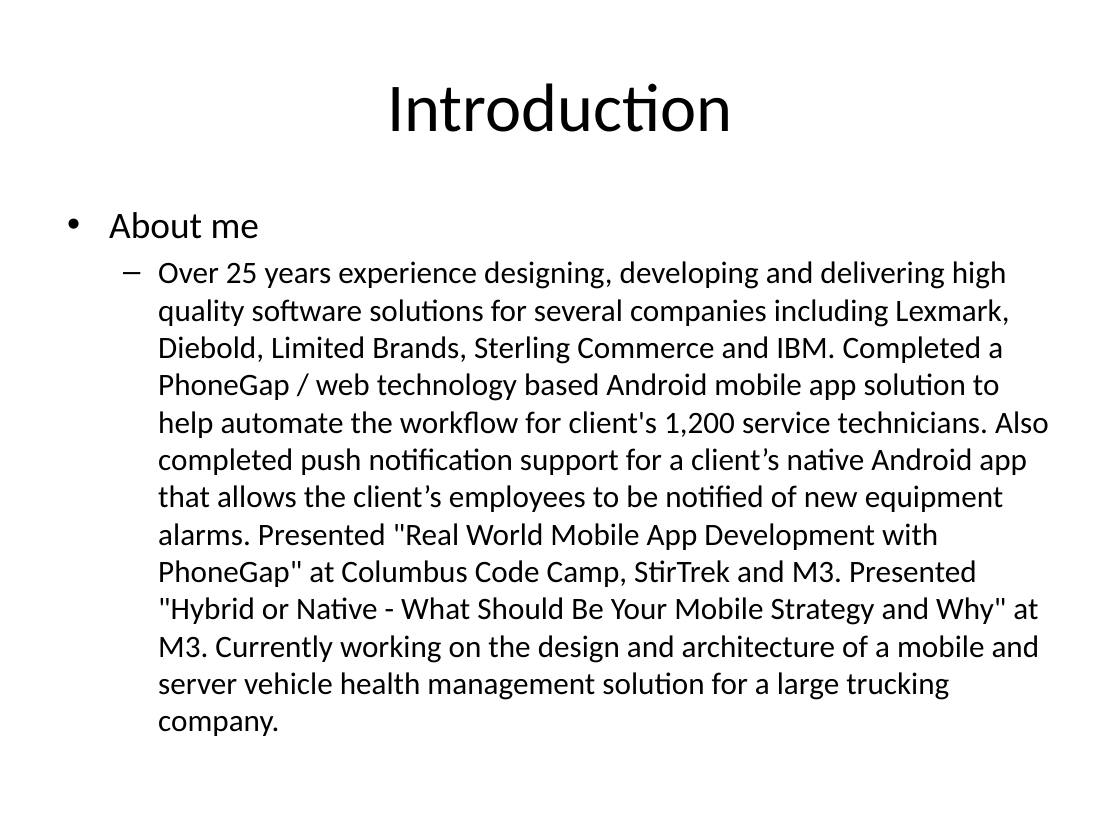
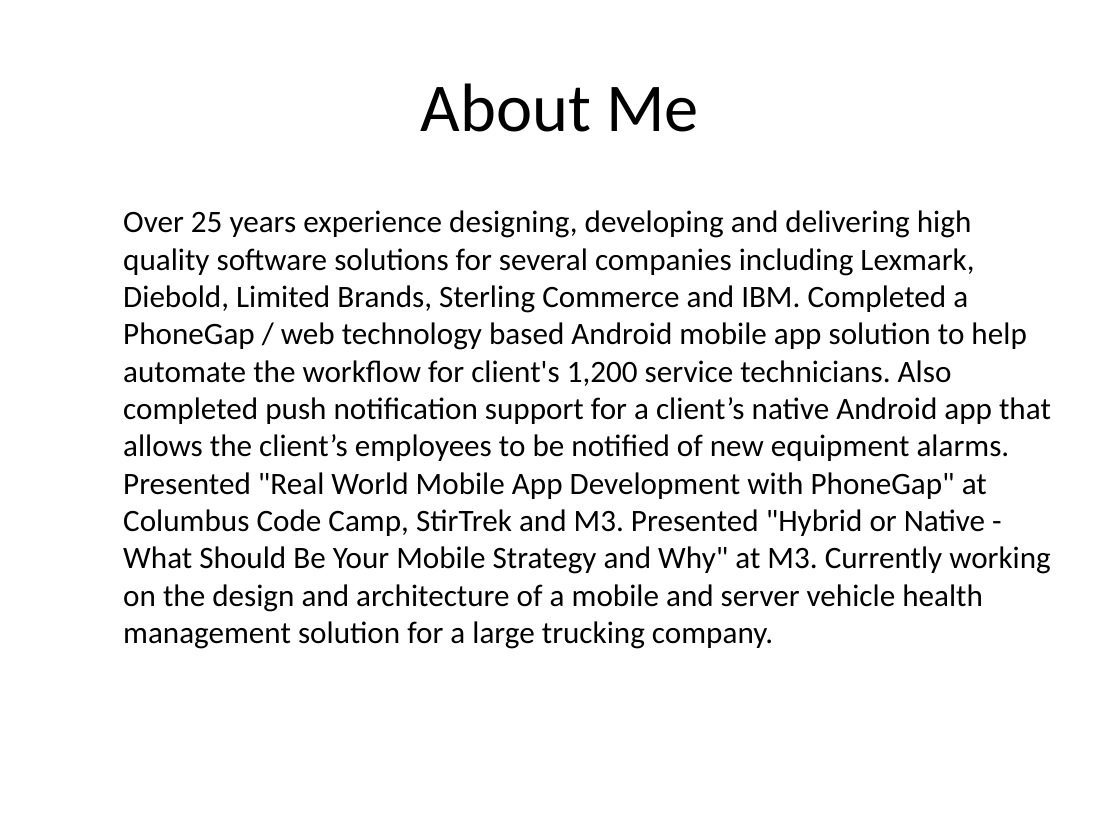
Before and after one commit to LeadingEDJE/MobilePushNotification, a slide deck: slide 5 of Implementing Push Notification in Android.pptx. Drawn at 1120x840 pixels with LibreOffice and Linux fonts; fonts in the diff are those of the drawing; background and template pictures are left out. Boxes give left, top, right and bottom in pixels: in the first picture for what was removed or moved away, otherwise in the second. Text is boxed around its words. In the diff, an @@ line names an element or a change of style, - is before the commit and + after.

```diff
--- a/Implementing Push Notification in Android.pptx
+++ b/Implementing Push Notification in Android.pptx
@@ title at [421,83,699,132]: text changed @@
-Introduction
+About Me
@@ text "Over 25 years experience designing, ..." at [123,210,1051,649]: bullet – to none @@
@@ text at [109,212,259,239]: paragraph removed @@
-• About me
```
Also in this commit, not shown: 6 other slides changed.
